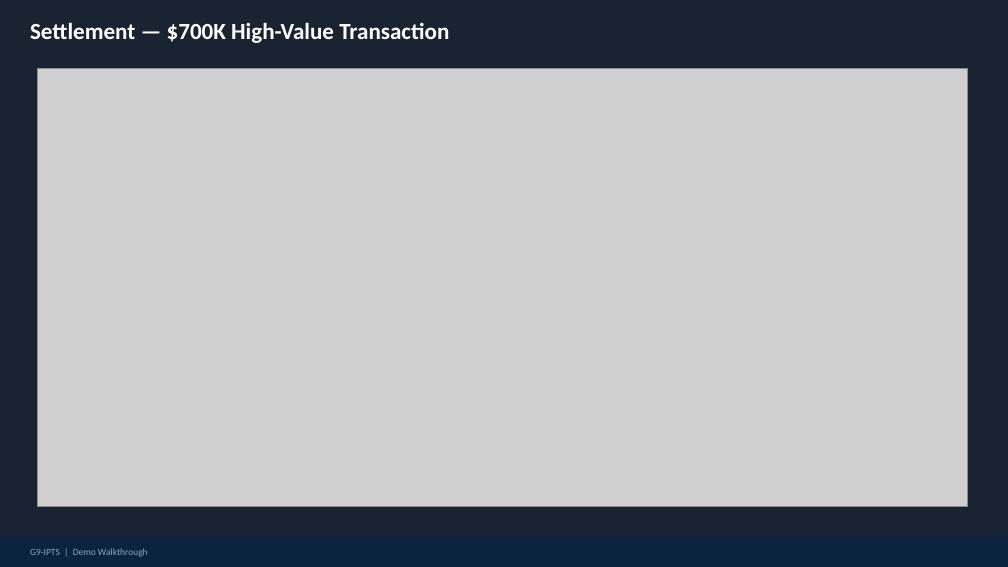
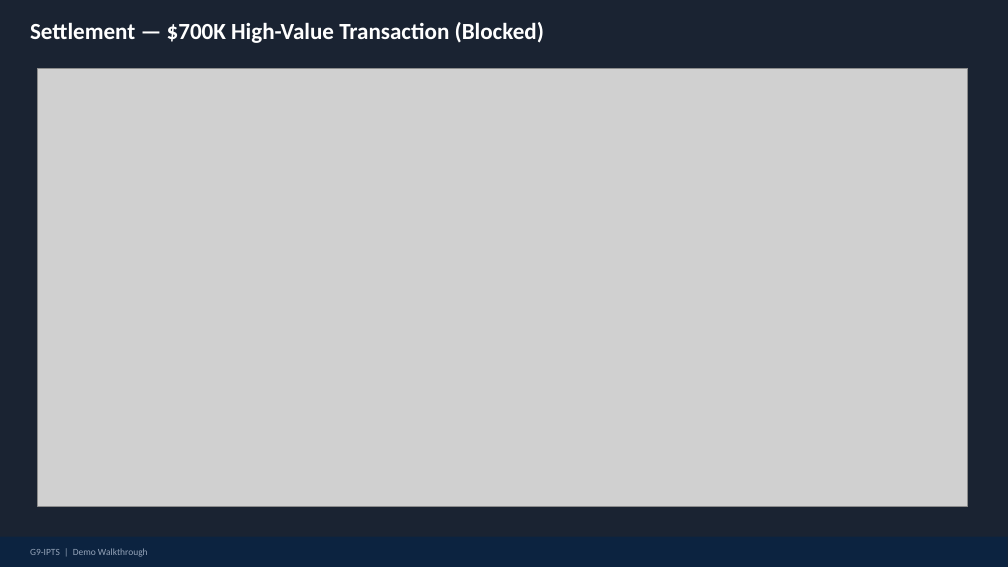
Before and after one commit to mohammedidriss/G9-IPTS, a slide deck: slide 16 of docs/G9-IPTS_Demo_Walkthrough.pptx (slide 13 before the commit). Drawn at 1008x567 pixels with LibreOffice and Linux fonts; fonts in the diff are those of the drawing; grey boxes stand for pictures. Boxes give left, top, right and bottom in pixels: in the first picture for what was removed or moved away, otherwise in the second. Text is boxed around its words. In the diff, an @@ line names an element or a change of style, - is before the commit and + after.

```diff
--- a/docs/G9-IPTS_Demo_Walkthrough.pptx
+++ b/docs/G9-IPTS_Demo_Walkthrough.pptx
@@ text at (30,22,544,43): text changed @@
-Settlement — $700K High-Value Transaction
+Settlement — $700K High-Value Transaction (Blocked)
```
Also in this commit, not shown: 6 other slides changed, 16 slides added, 3 slides removed, 20 other files.
